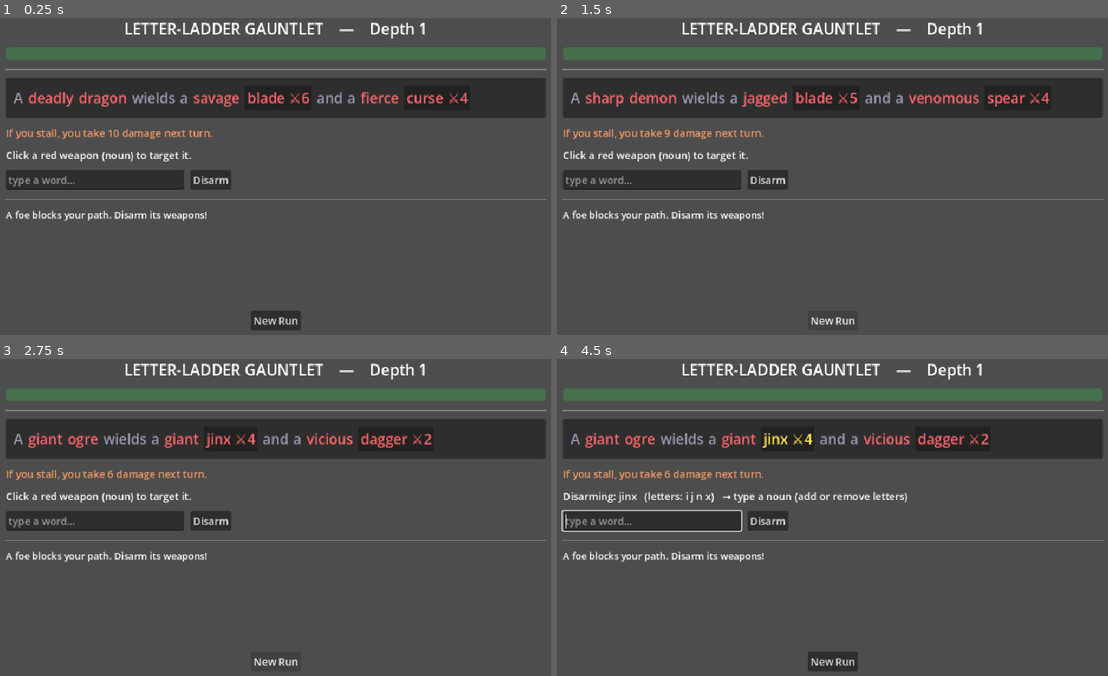
Above: before the commit, frames 1-4 (two rows, left to right).
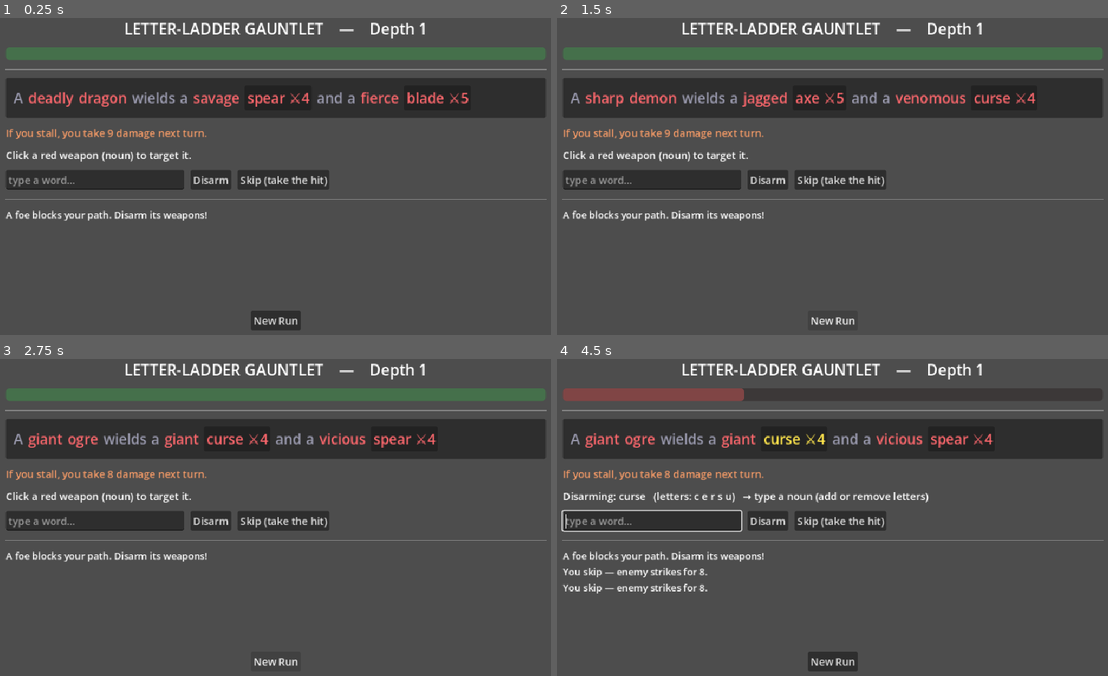
Above: after the commit, the same moments.

Repository: mattloper/wordbane
Game: Godot game, scene res://ladder.tscn
Same seed, same stepped clock (60 frames per second), same inputs: the game is played once before the commit and once after it. This scene is started directly instead of the project's main scene.
Inputs (mouse positions are in pixels of both pictures, inside the frame that each line leads up to):
- Up to frame 1 (0.25 s): no input
- Up to frame 2 (1.5 s): click "Disarm" at 0.5 s; click "New Run" at 1.25 s
- Up to frame 3 (2.75 s): click "New Run" at 2 s
- Up to frame 4 (4.5 s): click (838, 520) at 2.75 s, where only the run after the commit has a clickable "Skip (take the hit)"; click (838, 520) at 3.5 s, where only the run after the commit has a clickable "Skip (take the hit)"; click (788, 438) at 4.25 s, where only the run before the commit has a clickable "jinx ⚔4"

The runs differ from the first frame. In frame 1, 1.6% of the frame differs, in the area x 19-86%, y 23-55%; in frame 2, 1.8%; in frame 3, 1.8%; in frame 4, 7.2%, in the area x 0-99%, y 9-75%.

Commit message:
Fix unfair weapons: 'jinx' had only 3 disarms (effectively 1). Gauntlet now filters out weapons with <10 valid disarms via WordLadder.count_transforms. Add 'Skip (take the hit)' button so you're never soft-locked. Tests for solvability + filter

Diff:
--- a/game/core/gauntlet.gd
+++ b/game/core/gauntlet.gd
@@ -8,14 +8,25 @@
 
 const MAX_ITEMS := 4
 const MIN_DANGER_MULT := 1.5  # only "dangerous" adjectives arm weapons
+const MIN_DISARMS := 10       # a weapon must have at least this many fair answers
 
 var _pools: Dictionary = {}
 var _rng := RandomNumberGenerator.new()
+var _usable_items: Array = []  # weapons with enough valid disarms (set in setup)
 
 
-func setup(bank: Dictionary) -> void:
+## `ladder` is optional; if given, weapons with too few disarms (e.g. 'jinx') are
+## filtered out so every fight is fairly solvable.
+func setup(bank: Dictionary, ladder: WordLadder = null) -> void:
 	_pools = bank.get("pools", {})
 	_rng.randomize()
+	var all_items: Array = _neg(GameLogic.KIND_ITEM)
+	_usable_items = []
+	for it in all_items:
+		if ladder == null or ladder.count_transforms(it.get("text", ""), "noun", MIN_DISARMS) >= MIN_DISARMS:
+			_usable_items.append(it)
+	if _usable_items.is_empty():
+		_usable_items = all_items  # safety: never leave the pool empty
 
 
 func _neg(kind: String) -> Array:
@@ -49,8 +60,8 @@
 		"sentiment": GameLogic.NEGATIVE, "is_owner": true})
 	tokens.append(_fixed("wields"))
 
-	# Distinct items per enemy (no "wields a hex and a hex").
-	var items := _neg(GameLogic.KIND_ITEM).duplicate()
+	# Distinct, fairly-solvable items per enemy (no "wields a hex and a hex").
+	var items := _usable_items.duplicate()
 	items.shuffle()
 	for i in range(num_items):
 		if i > 0:
--- a/game/core/word_ladder.gd
+++ b/game/core/word_ladder.gd
@@ -49,6 +49,23 @@
 	return true
 
 
+## Count how many valid same-POS transforms a target has (capped at `limit` for
+## speed via early-exit). Used to reject near-dead-end weapons like 'jinx'.
+func count_transforms(target: String, required_pos: String, limit: int) -> int:
+	var t := target.to_lower()
+	var n := 0
+	for w in words:
+		if w == t or not (required_pos in words[w].get("pos", [])):
+			continue
+		var grew: bool = w.length() > t.length() and is_submultiset(t, w)
+		var shrank: bool = w.length() < t.length() and is_submultiset(w, t)
+		if grew or shrank:
+			n += 1
+			if n >= limit:
+				return n
+	return n
+
+
 ## Validate a typed transform of `target`. The result must be a real word, the
 ## same `required_pos` (pass "" to skip), a strict subset OR superset of the
 ## target's letters (direction auto-detected), and not already `used`.
--- a/game/ladder.gd
+++ b/game/ladder.gd
@@ -37,7 +37,7 @@
 func _ready() -> void:
 	_ladder = WordLadder.load_from(DICT_PATH)
 	_gauntlet = Gauntlet.new()
-	_gauntlet.setup(GameLogic.load_bank(BANK_PATH))
+	_gauntlet.setup(GameLogic.load_bank(BANK_PATH), _ladder)
 	_battle = LadderBattle.new()
 	_battle.ladder = _ladder
 	_build_ui()
@@ -81,6 +81,20 @@
 		_log_msg("✅ Disarmed! +%d HP. Descending to depth %d…" % [HEAL, _depth])
 		_start_enemy()
 		return
+	_hp = _battle.player_hp
+	if res.get("lost", false):
+		_over = true
+		_log_msg("💀 You fell at depth %d. Score: %d enemies cleared." % [_depth, _depth - 1])
+	_refresh()
+
+
+func _on_skip_pressed() -> void:
+	if _over:
+		return
+	var res := _battle.pass_turn()
+	if not res.get("ok", false):
+		return
+	_log_msg("You skip — enemy strikes for %d." % res.damage)
 	_hp = _battle.player_hp
 	if res.get("lost", false):
 		_over = true
@@ -211,6 +225,10 @@
 	go.text = "Disarm"
 	go.pressed.connect(_on_disarm_pressed)
 	controls.add_child(go)
+	var skip := Button.new()
+	skip.text = "Skip (take the hit)"
+	skip.pressed.connect(_on_skip_pressed)
+	controls.add_child(skip)
 	col.add_child(controls)
 
 	col.add_child(HSeparator.new())
--- a/game/play.gd
+++ b/game/play.gd
@@ -22,7 +22,7 @@
 func _initialize() -> void:
 	_ladder = WordLadder.load_from(DICT_PATH)
 	_gauntlet = Gauntlet.new()
-	_gauntlet.setup(GameLogic.load_bank(BANK_PATH))
+	_gauntlet.setup(GameLogic.load_bank(BANK_PATH), _ladder)
 	var args := OS.get_cmdline_user_args()
 	var cmd: String = args[0] if args.size() > 0 else "state"
 	match cmd:
--- a/game/selftest.gd
+++ b/game/selftest.gd
@@ -164,9 +164,13 @@
 	var d2 := lb.try_move(1, "fin")   # disarm knife; none left -> win, no damage
 	_check(d2.get("won", false) and lb.state == LadderBattle.STATE_WON, "disarm all weapons -> win")
 
-	# --- Gauntlet: generates escalating, distinct-weapon enemies ---
+	# --- solvability: 'jinx' is a near-dead-end, 'spear' is rich ---
+	_check(wl.count_transforms("jinx", "noun", 10) < 10, "'jinx' has few disarms (unfair)")
+	_check(wl.count_transforms("spear", "noun", 10) >= 10, "'spear' has plenty of disarms")
+
+	# --- Gauntlet: escalating, distinct, fairly-solvable weapons ---
 	var g := Gauntlet.new()
-	g.setup(bank)
+	g.setup(bank, wl)
 	var e := g.generate(3)
 	var weps: Array = []
 	for t in e.tokens:
@@ -177,6 +181,11 @@
 	for w in weps:
 		uniq[w] = true
 	_check(uniq.size() == weps.size(), "gauntlet weapons are distinct (no duplicates)")
+	var all_solvable := true
+	for w in weps:
+		if wl.count_transforms(w, "noun", Gauntlet.MIN_DISARMS) < Gauntlet.MIN_DISARMS:
+			all_solvable = false
+	_check(all_solvable, "every gauntlet weapon is fairly solvable (no 'jinx')")
 
 	if _failures == 0:
 		print("ALL PASS")
